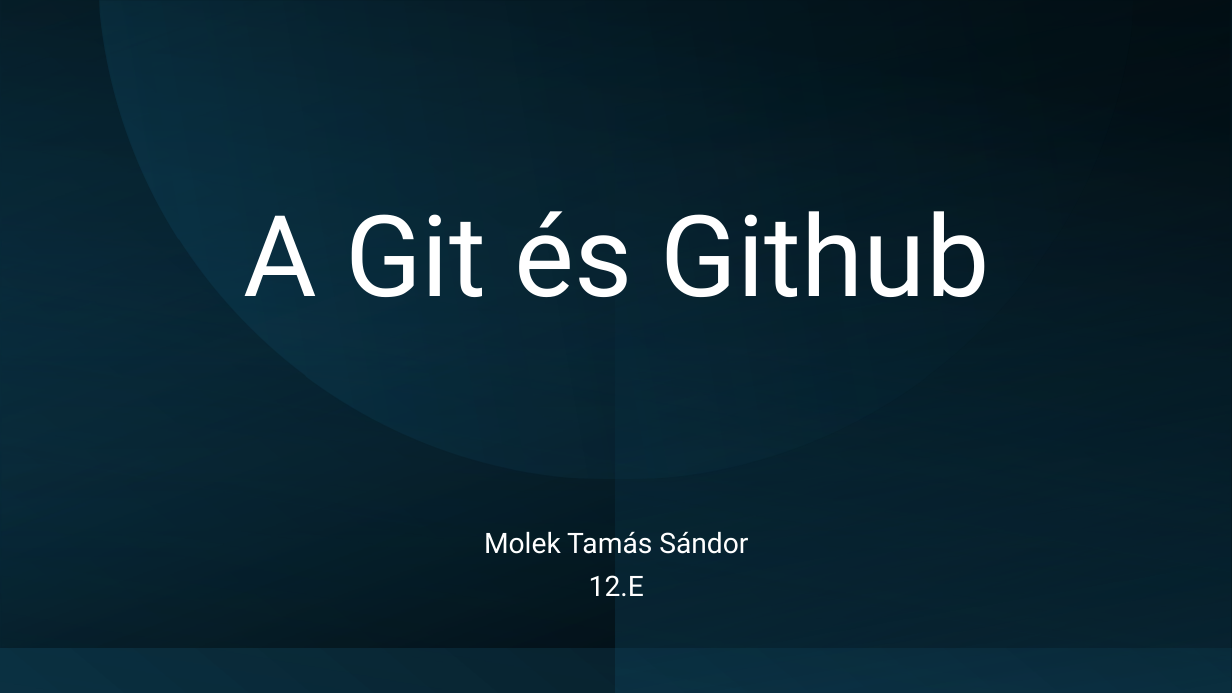
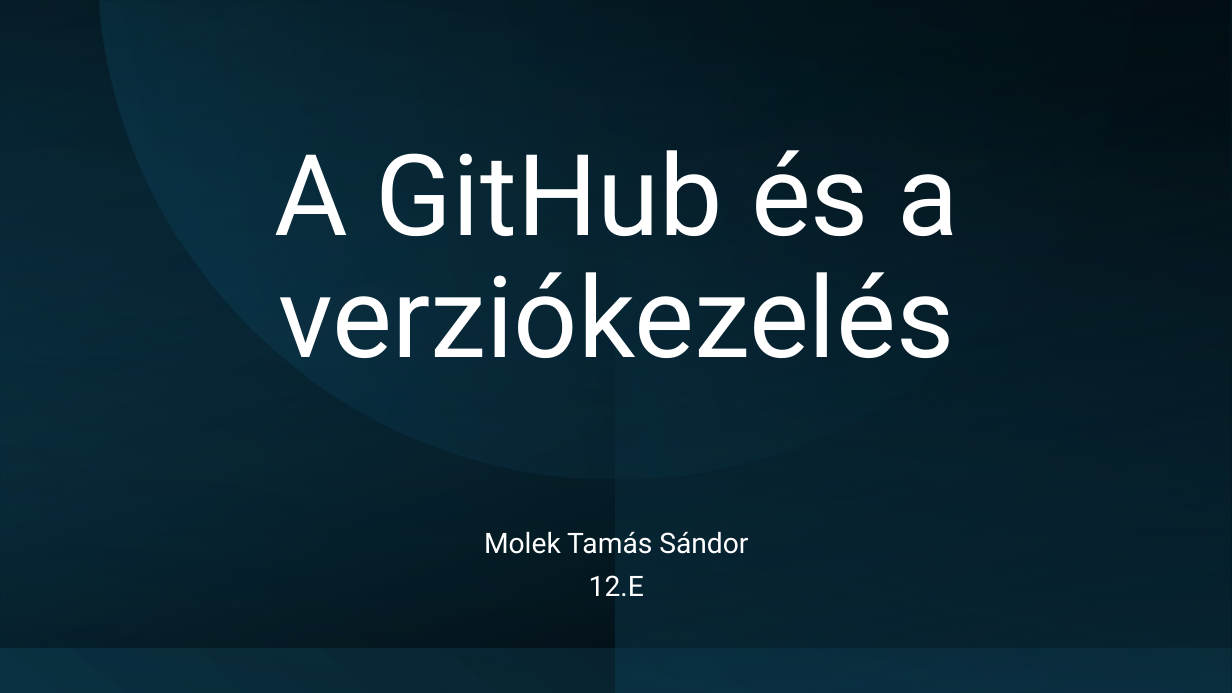
Before and after one commit to Maho-Yoshino/School_Notes, a slide deck: slide 1 of 2025-2026/IKT/github/Github.pptx. Drawn at 1232x693 pixels with LibreOffice and Linux fonts; fonts in the diff are those of the drawing. Boxes give left, top, right and bottom in pixels: in the first picture for what was removed or moved away, otherwise in the second. Text is boxed around its words. In the diff, an @@ line names an element or a change of style, - is before the commit and + after.

```diff
--- a/2025-2026/IKT/github/Github.pptx
+++ b/2025-2026/IKT/github/Github.pptx
@@ title at box(274, 150, 958, 358): text changed @@
-A Git és Github
+A GitHub és a verziókezelés
```
Also in this commit, not shown: 1 other slide changed, 10 slides added, 2 slides removed, 5 other files.
